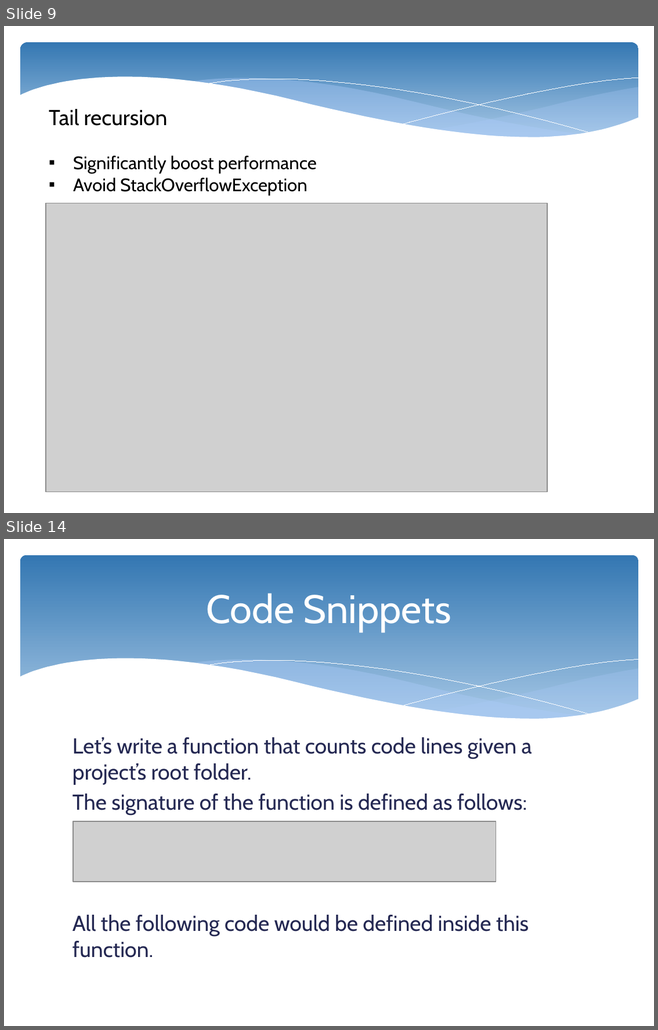
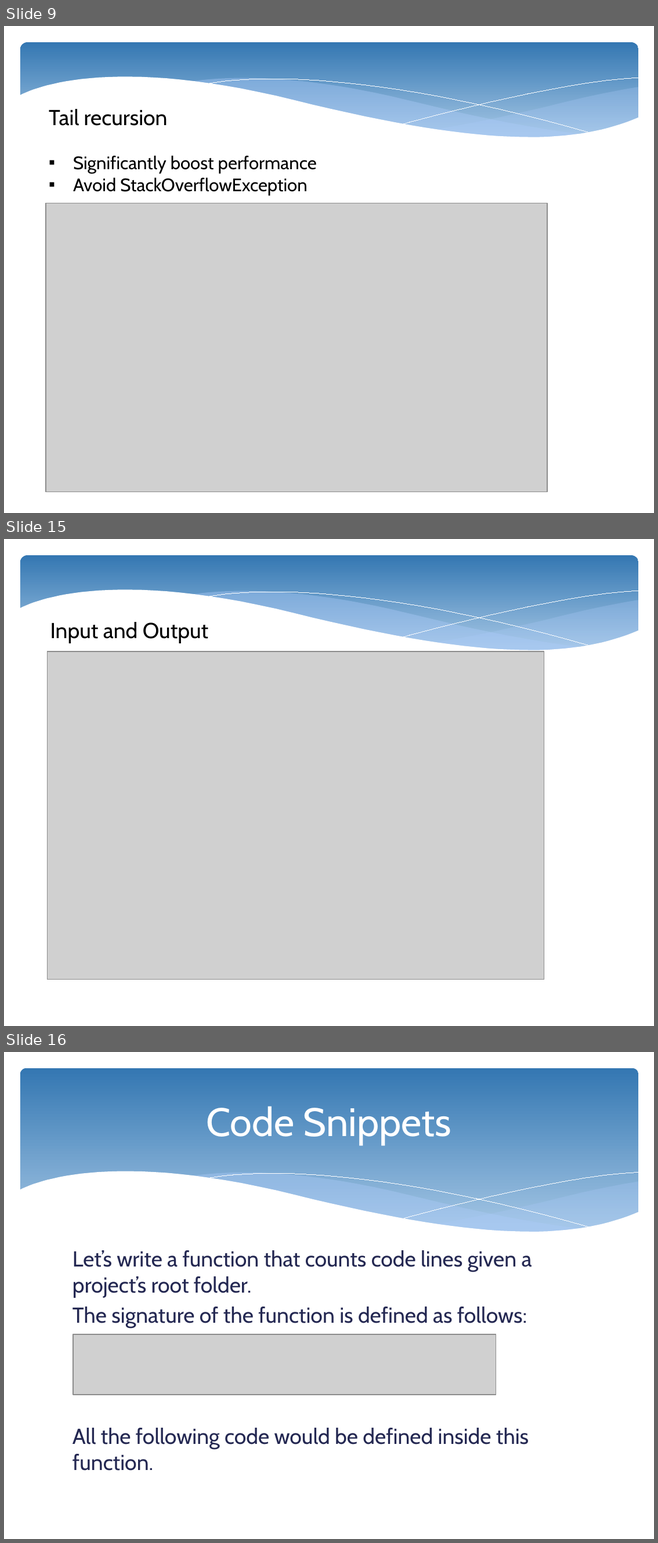
Before and after one commit to nestorsokil/scala-sandbox, a slide deck: FP.pptx. Shown one above the other, each under a label of ours: slides 9 and 14 before the commit, slides 9, 15 and 16 after it; the slides between them are not shown. The pictures are 658x1030 and 658x1543 pixels, drawn with LibreOffice and Linux fonts; fonts in the diff are those of the drawing; grey boxes stand for pictures. Boxes give left, top, right and bottom in pixels: in the first picture for what was removed or moved away, otherwise in the second. Text is boxed around its words. In the diff, an @@ line names an element or a change of style, - is before the commit and + after.

```diff
--- a/FP.pptx
+++ b/FP.pptx
@@ slide 15 added at (4,539,654,1026), background #FFFFFF; not listed: 6 template elements that a slide beside it also shows @@
@@ text added at (50,622,209,643), 24 pt, text #000000 @@
+Input and Output
@@ picture added at (48,652,544,979) @@
@@ what was slide 14 is now slide 16 @@
```
Also in this commit, not shown: 7 slides changed, 5 other slides added, 3 slides removed.
